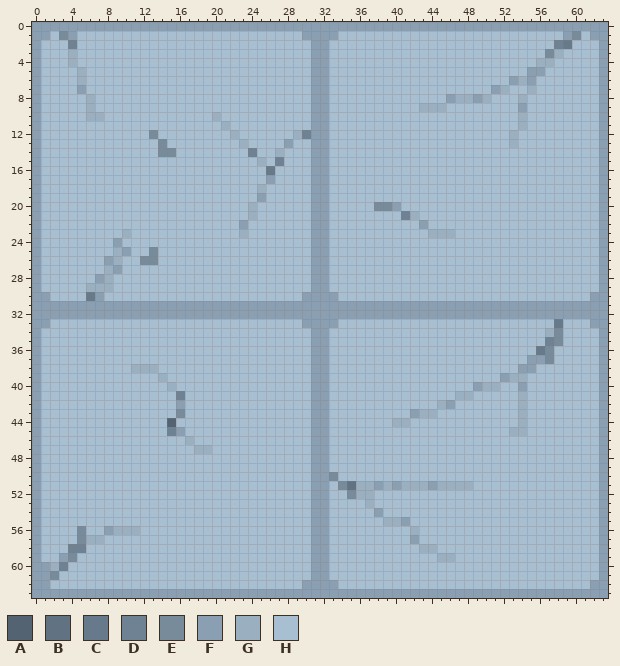
A pixel-art sprite gets an edit: src/assets/classroom-floor.png. Above, as it was before the edit.
The file is 64x64 pixels. Colours within 5 levels of each other are drawn and written as one.
Palette (. is transparent): A #536371  B #617383  C #677a8b  D #6e8293  E #778b9b  F #8a9fb1  G #9aafc0  H #a8bed1
The result:
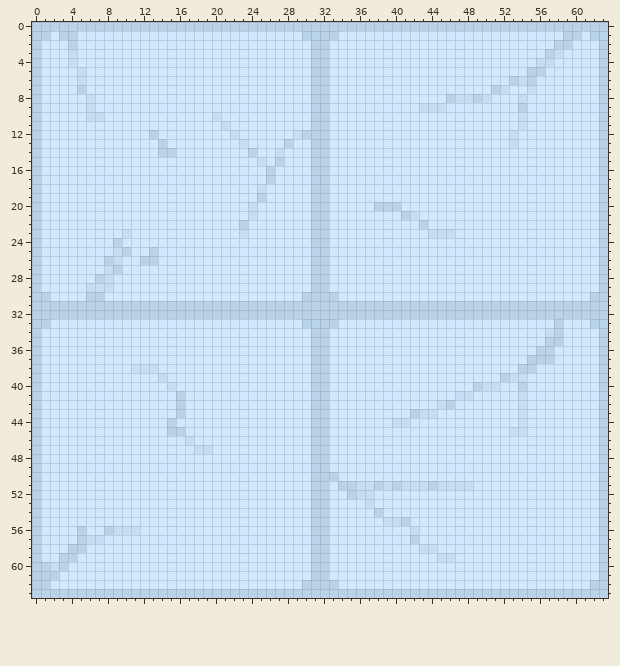
Commit: mudar imagem de chao
The edit:
Colour F changes from #8a9fb1 to #b9d3e9.
Colour G changes from #9aafc0 to #c4dff3.
Colour H changes from #a8bed1 to #d0e9ff.
The edit turns colour A into colour F in row 44 at x 15.
The edit turns colour B into colour F in row 51 at x 35.
The edit turns colour C into colour F in row 2 at x 59; in row 16 at x 26; in row 30 at x 6; in row 33 at x 58; in row 36 at x 56.
The edit turns colour D into colour F in row 2 at x 4 and 58; in row 12 at x 30; in row 14 at x 24; in row 15 at x 27; in row 21 at x 41; in row 35 at x 57.
The edit turns colour D into colour F in row 41 at x 16; in row 45 at x 15; in row 58 at x 4 to 5; in row 60 at x 3.
The edit turns colour E into colour F in row 1 at x 3 and 60; in row 3 at x 57; in row 12 at x 13; in row 13 at x 14; in row 14 at x 14 to 15; in row 20 at x 38 to 39.
The edit turns colour E into colour F in row 25 at x 13; in row 26 at x 12 to 13; in rows 34 to 35 at x 58; in rows 36 to 37 at x 57; in row 43 at x 16; in row 50 at x 33.
The edit turns colour E into colour F in row 51 at x 34; in row 52 at x 35; in rows 56 to 57 at x 5; in row 59 at x 4; in row 61 at x 2.
Where, in picture pixels (left, top, right, bottom), the same in both pictures:
changed: (32, 22, 608, 598)
